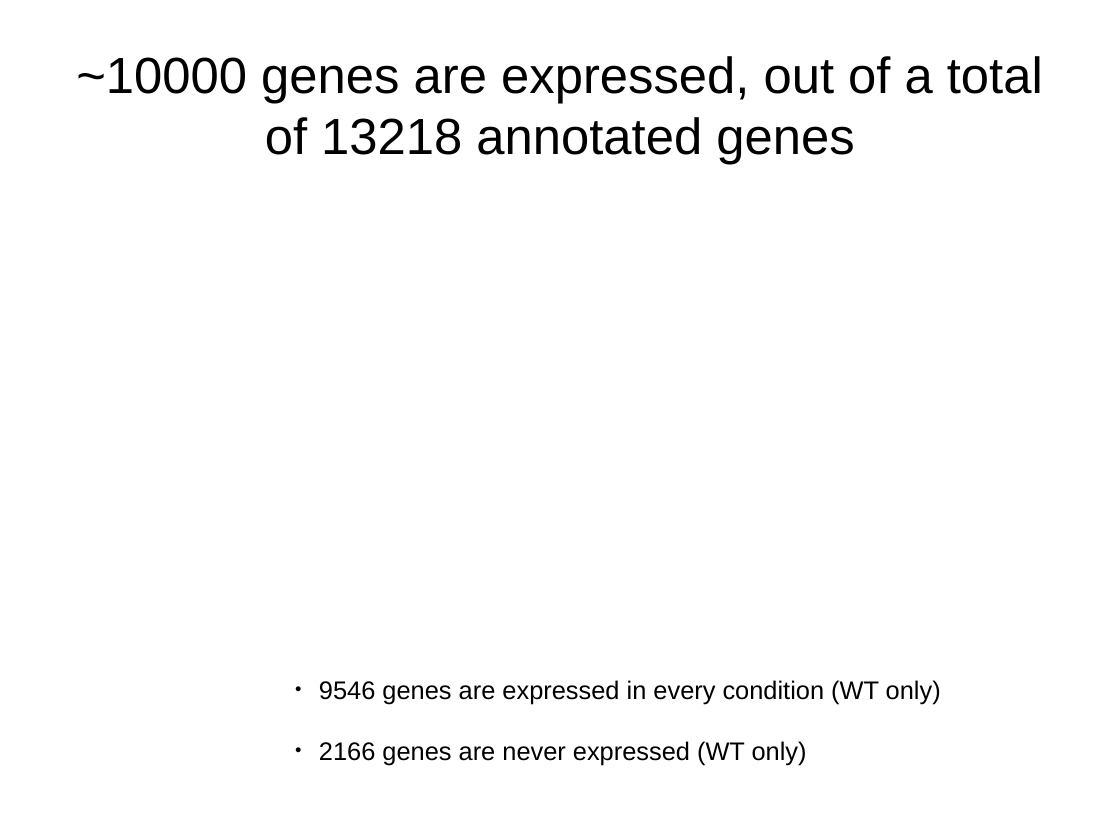
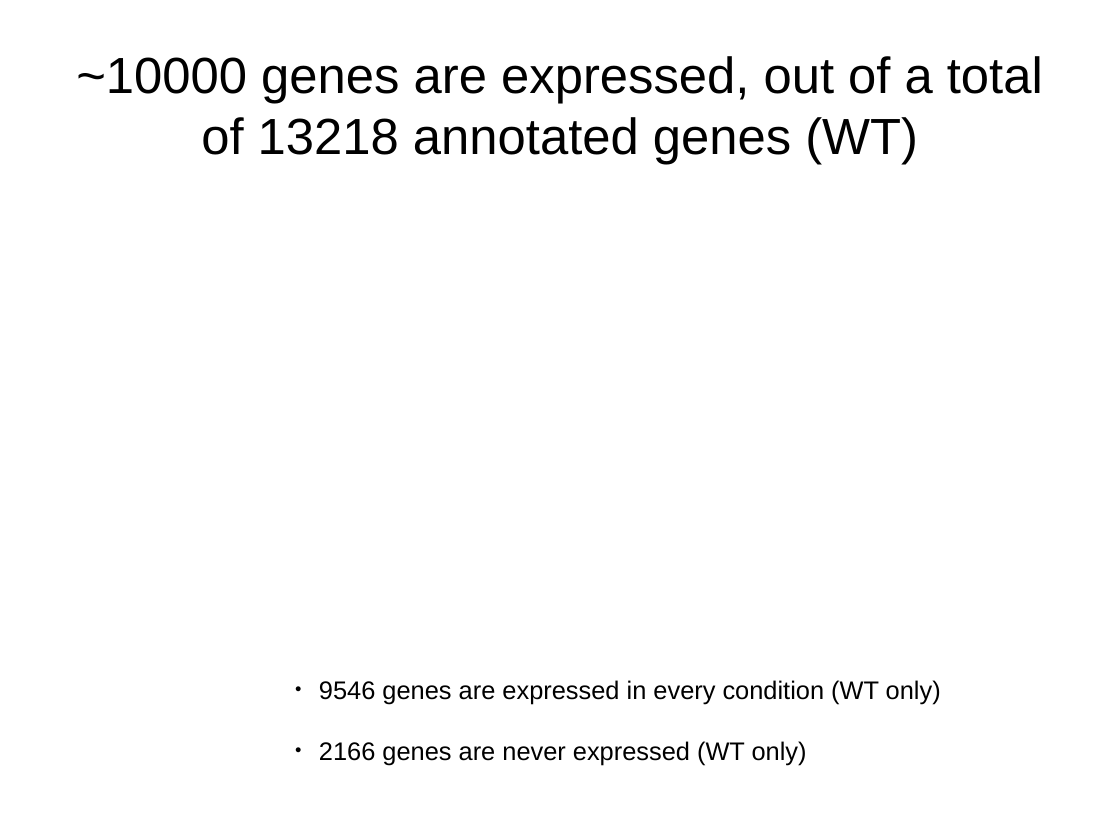
Before and after one commit to wilkinsonlab/m-oryzae-polya, a slide deck: slide 6 of doc/oryzae_data.odp (slide 7 before the commit). Drawn at 1120x840 pixels with LibreOffice and Linux fonts; fonts in the diff are those of the drawing. Boxes give left, top, right and bottom in pixels: in the first picture for what was removed or moved away, otherwise in the second. Text is boxed around its words. In the diff, an @@ line names an element or a change of style, - is before the commit and + after.

```diff
--- a/doc/oryzae_data.odp
+++ b/doc/oryzae_data.odp
@@ title at (x1=76, y1=56, x2=1043, y2=164): text changed @@
-~10000 genes are expressed, out of a total of 13218 annotated genes
+~10000 genes are expressed, out of a total of 13218 annotated genes (WT)
```
Also in this commit, not shown: 2 other slides changed, 1 slide added, 1 slide removed, 3 other files.
